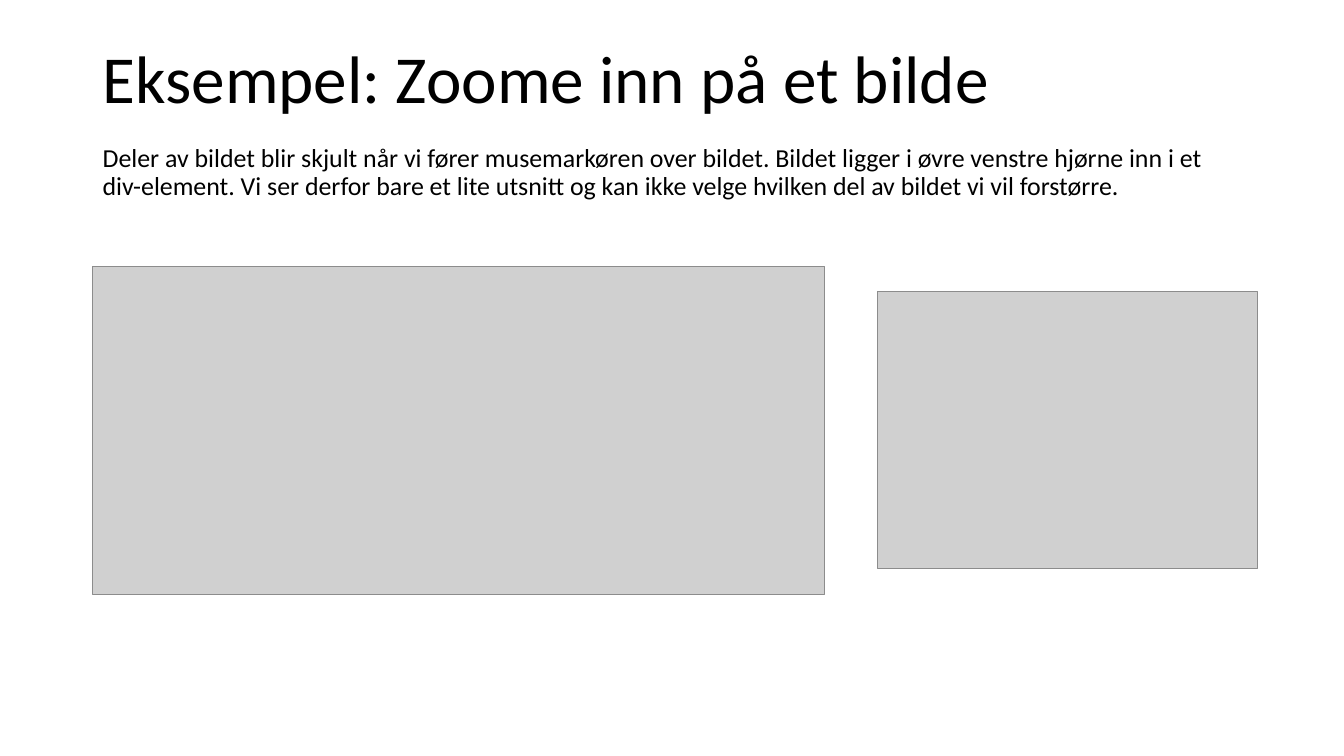
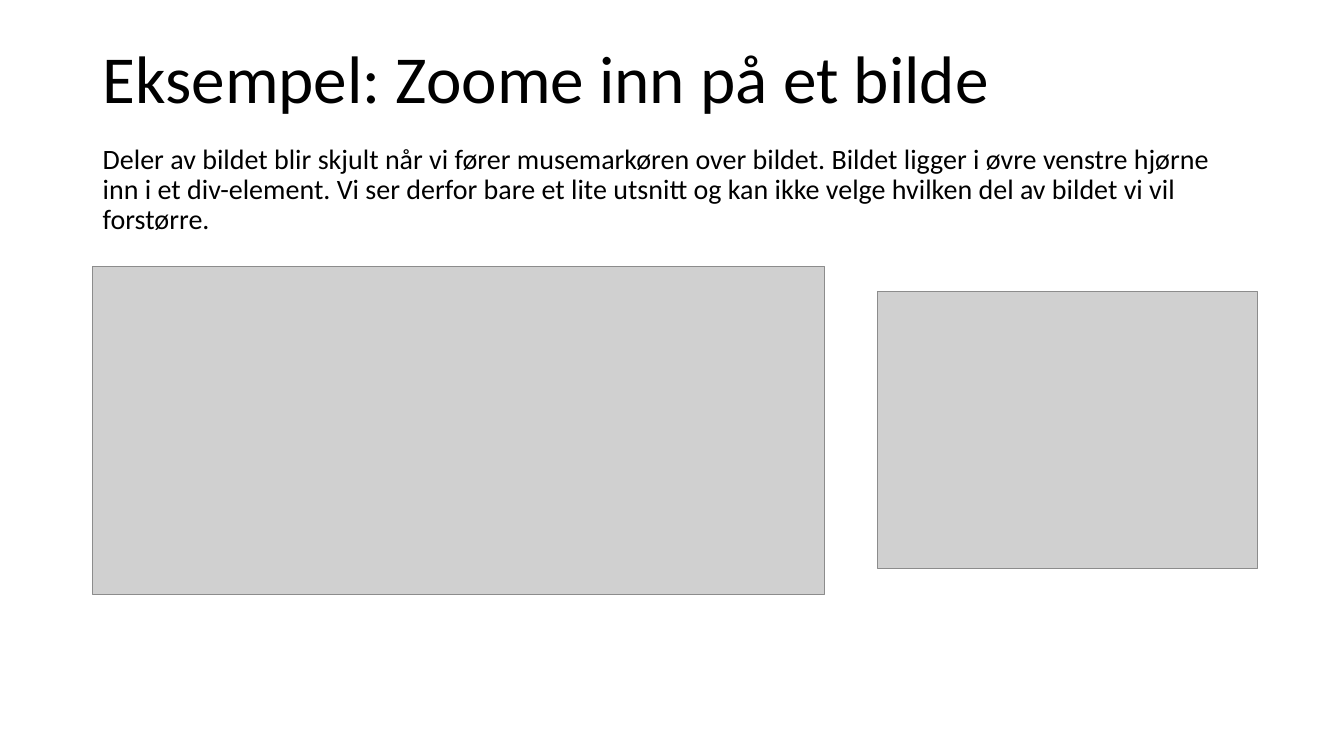
Before and after one commit to overas/overas.github.io, a slide deck: slide 12 of it2/Kap-7.4-Bilder med JavaScript/Kap. 7.4 Bilder med JavaScript.pptx. Drawn at 1344x756 pixels with LibreOffice and Linux fonts; fonts in the diff are those of the drawing; grey boxes stand for pictures. Boxes give left, top, right and bottom in pixels: in the first picture for what was removed or moved away, otherwise in the second. Text is boxed around its words. In the diff, an @@ line names an element or a change of style, - is before the commit and + after.

```diff
--- a/it2/Kap-7.4-Bilder med JavaScript/Kap. 7.4 Bilder med JavaScript.pptx
+++ b/it2/Kap-7.4-Bilder med JavaScript/Kap. 7.4 Bilder med JavaScript.pptx
@@ text "Deler av bildet blir skjult ..." at (x1=103, y1=149, x2=1209, y2=230): size 18.5 to 20 pt @@
```
Also in this commit, not shown: 6 other slides changed.
